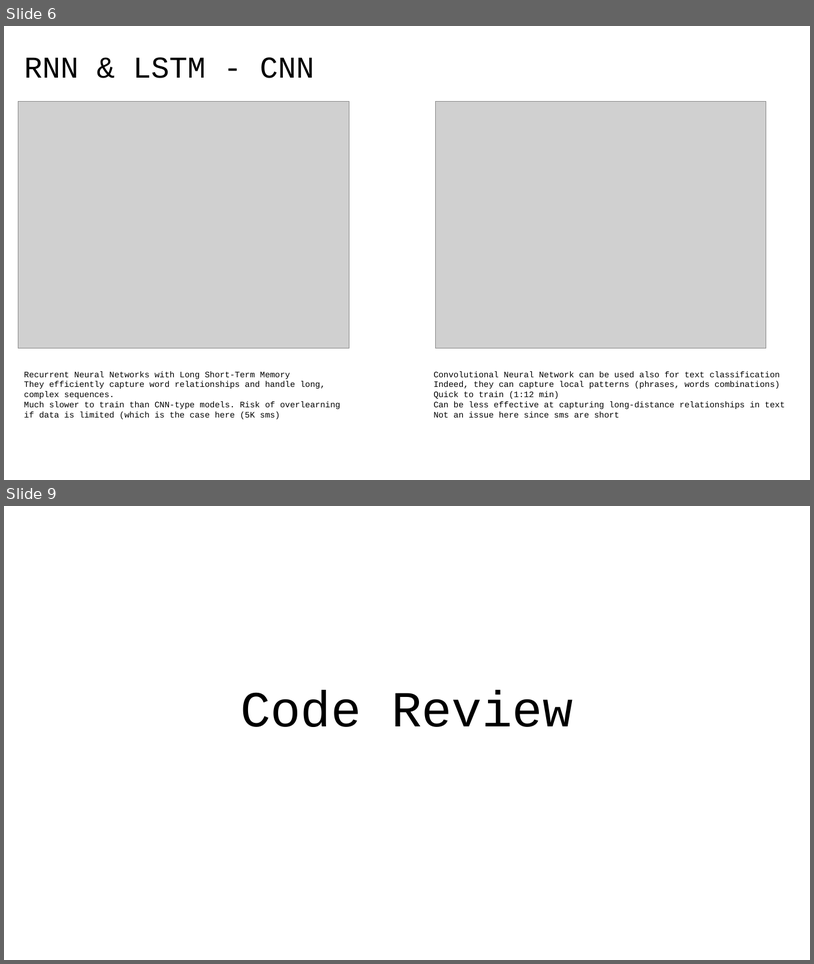
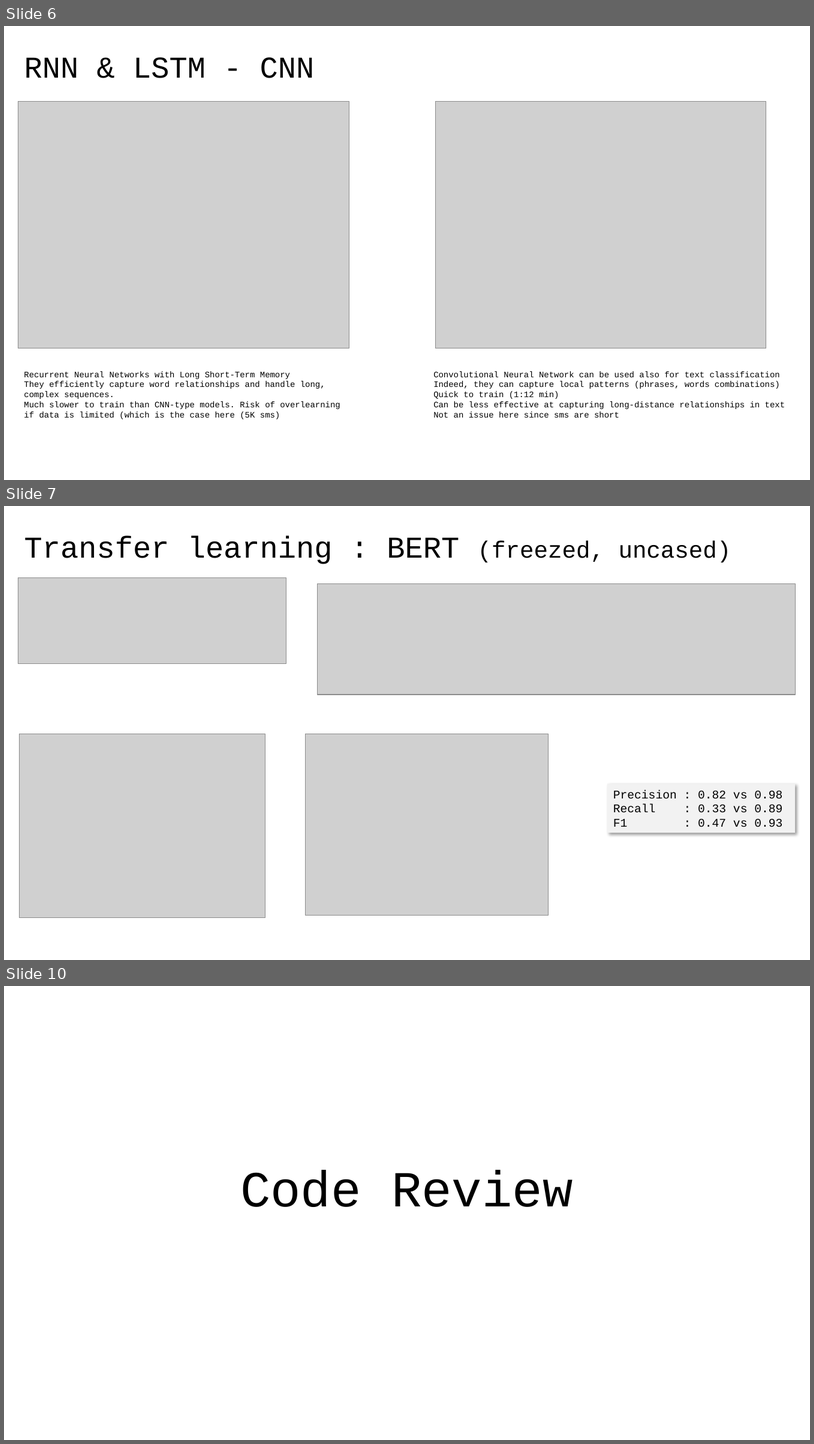
Before and after one commit to 40tude/02_Data-Science_Fullstack_march_2024, a slide deck: 07_deep_learning/99_Project_ATT/01_att_project.pptx. Shown one above the other, each under a label of ours: slides 6 and 9 before the commit, slides 6, 7 and 10 after it; the slides between them are not shown. The pictures are 814x964 and 814x1444 pixels, drawn with LibreOffice and Linux fonts; fonts in the diff are those of the drawing; grey boxes stand for pictures. Boxes give left, top, right and bottom in pixels: in the first picture for what was removed or moved away, otherwise in the second. Text is boxed around its words. In the diff, an @@ line names an element or a change of style, - is before the commit and + after.

```diff
--- a/07_deep_learning/99_Project_ATT/01_att_project.pptx
+++ b/07_deep_learning/99_Project_ATT/01_att_project.pptx
@@ slide 7 added at <box>4,506,810,960</box>, background #FFFFFF @@
@@ title added at <box>24,535,732,564</box>, 36 pt, text #000000 @@
+Transfer learning : BERT (freezed, uncased)
@@ picture added at <box>18,578,286,664</box> @@
@@ picture added at <box>318,584,796,695</box> @@
@@ picture added at <box>20,733,266,917</box> @@
@@ picture added at <box>306,733,549,915</box> @@
@@ rectangle added at <box>608,784,796,832</box>, fill #F2F2F2, 14 pt, text #000000 @@
+Precision : 0.82 vs 0.98
+Recall : 0.33 vs 0.89
+F1 : 0.47 vs 0.93
@@ what was slide 9 is now slide 10 @@
```
Also in this commit, not shown: 3 slides changed, 10 other files.
